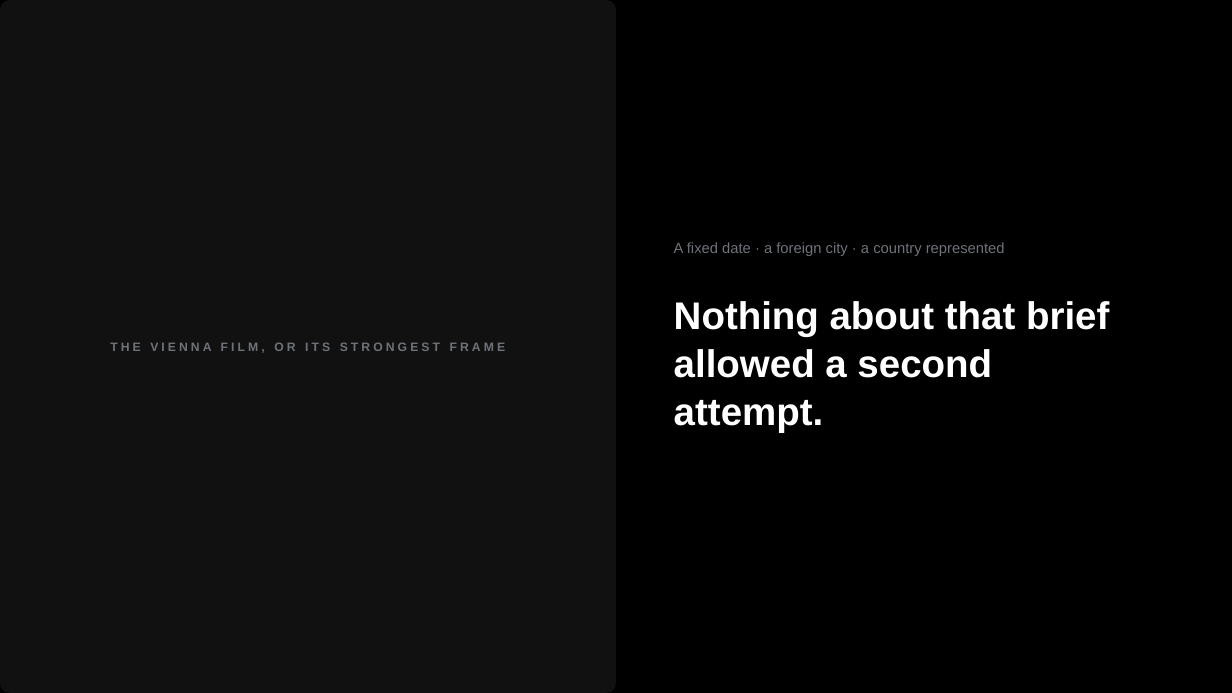
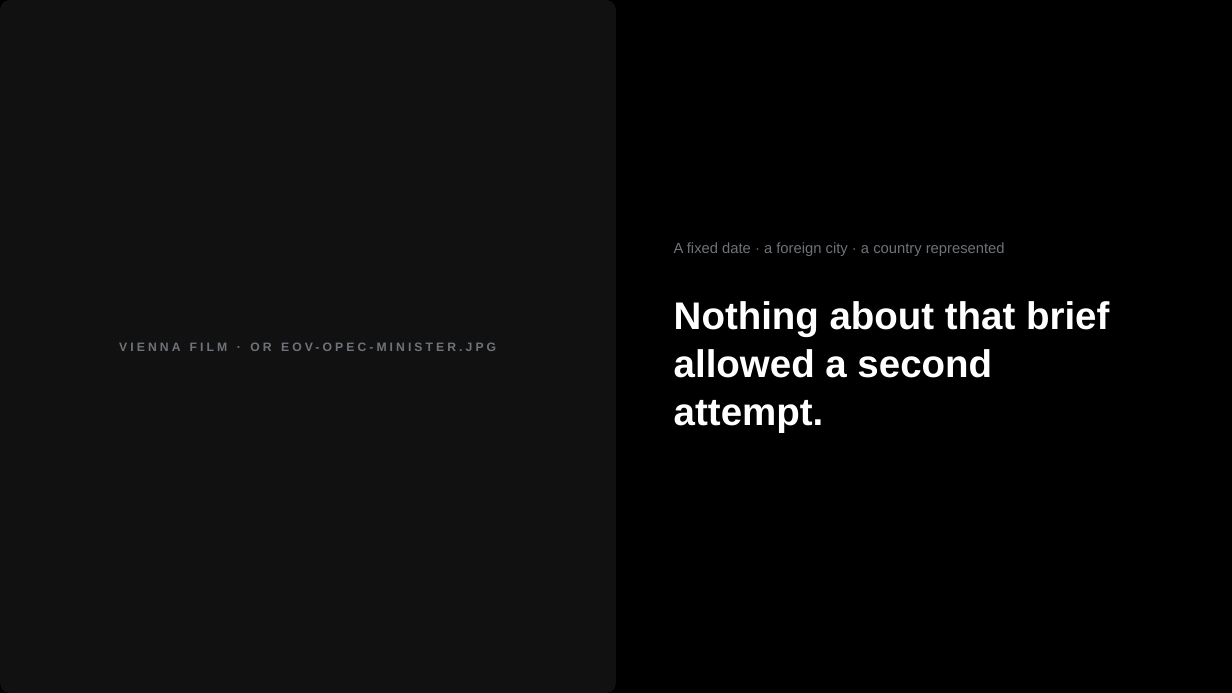
Before and after one commit to tanvichitnis1/NEW-, a slide deck: slide 21 of deck-pptx/EOV-Credentials-2026.pptx (slide 17 before the commit). Drawn at 1232x693 pixels with LibreOffice and Linux fonts; fonts in the diff are those of the drawing. Boxes give left, top, right and bottom in pixels: in the first picture for what was removed or moved away, otherwise in the second. Text is boxed around its words. In the diff, an @@ line names an element or a change of style, - is before the commit and + after.

```diff
--- a/deck-pptx/EOV-Credentials-2026.pptx
+++ b/deck-pptx/EOV-Credentials-2026.pptx
@@ text at (x1=190, y1=342, x2=497, y2=351): text changed @@
-THE VIENNA FILM, OR ITS STRONGEST FRAME
+VIENNA FILM · OR EOV-OPEC-MINISTER.JPG
```
Also in this commit, not shown: 18 other slides changed, 4 slides added, 7 other files.
